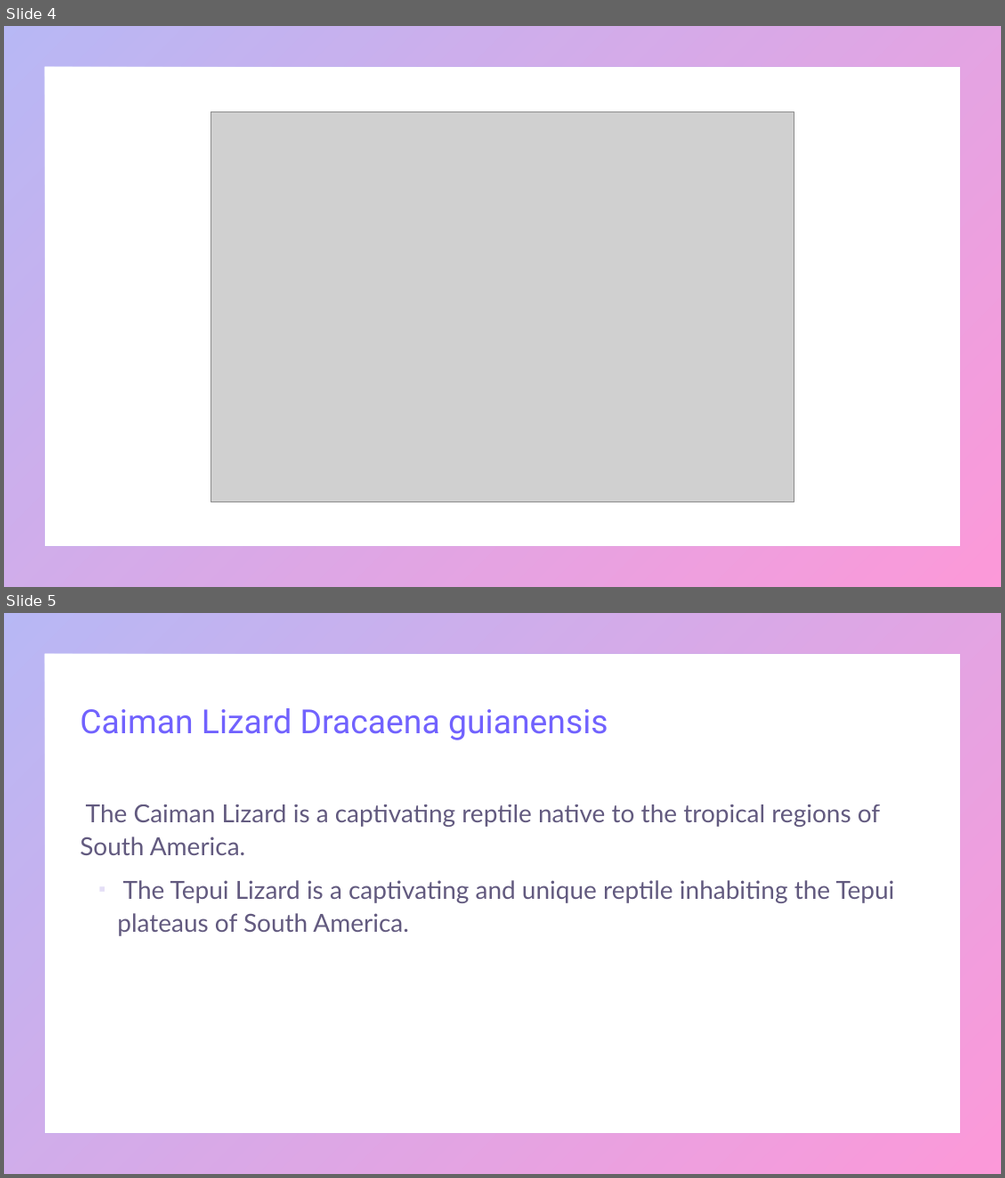
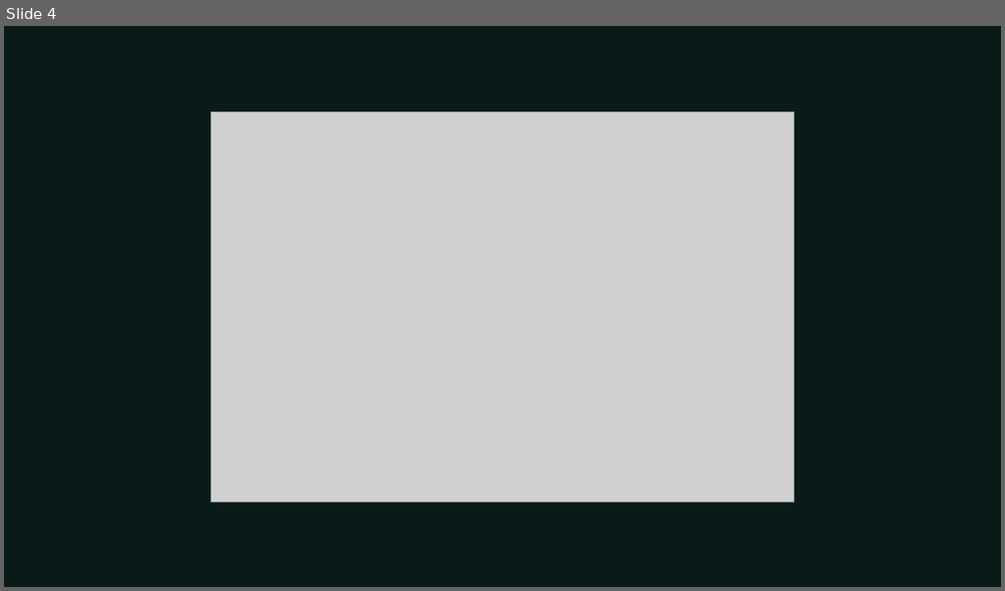
Before and after one commit to umarrasool15/Research2SlidesWebApp, a slide deck: src/main/resources/content/output/A Survey of South American Lizards Biodiversity and Ecological.pptx. Shown one above the other, each under a label of ours: slides 4 and 5 before the commit, slide 4 after it. The pictures are 1005x1178 and 1005x591 pixels, drawn with LibreOffice and Linux fonts; fonts in the diff are those of the drawing; grey boxes stand for pictures. Boxes give left, top, right and bottom in pixels: in the first picture for what was removed or moved away, otherwise in the second. Text is boxed around its words. In the diff, an @@ line names an element or a change of style, - is before the commit and + after.

```diff
--- a/src/main/resources/content/output/A Survey of South American Lizards Biodiversity and Ecological.pptx
+++ b/src/main/resources/content/output/A Survey of South American Lizards Biodiversity and Ecological.pptx
@@ slide 5 removed at (x1=4, y1=613, x2=1001, y2=1174), background #FFFFFF; not listed: 1 template element that a slide beside it also shows @@
@@ title removed at (x1=80, y1=708, x2=608, y2=740) @@
-Caiman Lizard Dracaena guianensis
@@ text removed at (x1=80, y1=804, x2=895, y2=936) @@
-▪ The Caiman Lizard is a captivating reptile native to the tropical regions of South America.
-  The Tepui Lizard is a captivating and unique reptile inhabiting the Tepui plateaus of South America.
@@ slide 4 changed as well @@
@@ background #FFFFFF to #081B19 @@
@@ frame removed at (x1=4, y1=26, x2=1001, y2=587) @@
```
Also in this commit, not shown: 2 other slides changed, 6 slides added, 5 other slides removed, 8 other files.
